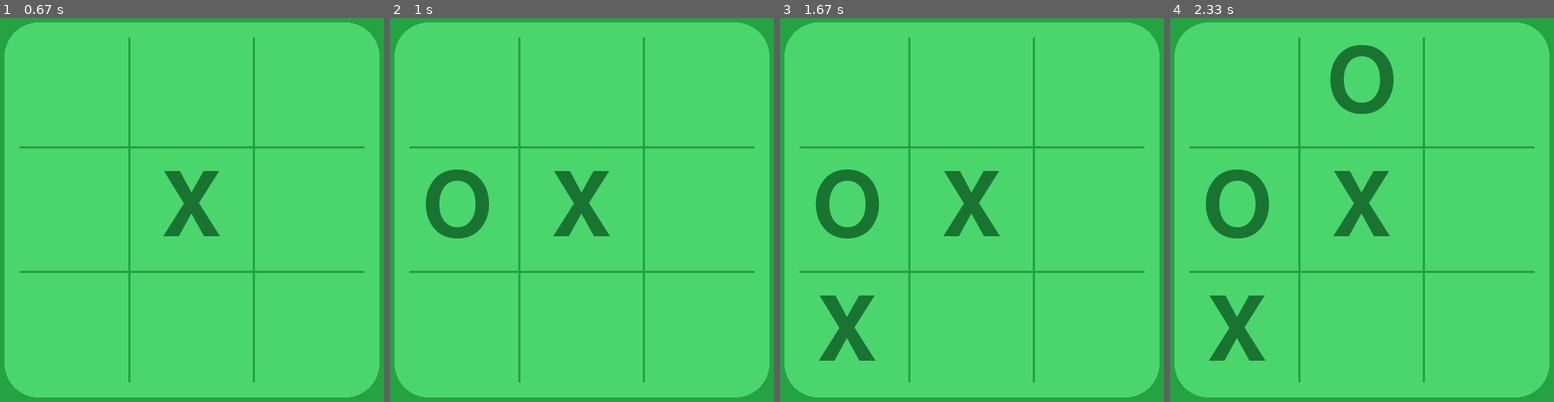
Above: before the commit, frames 1-4 (left to right).
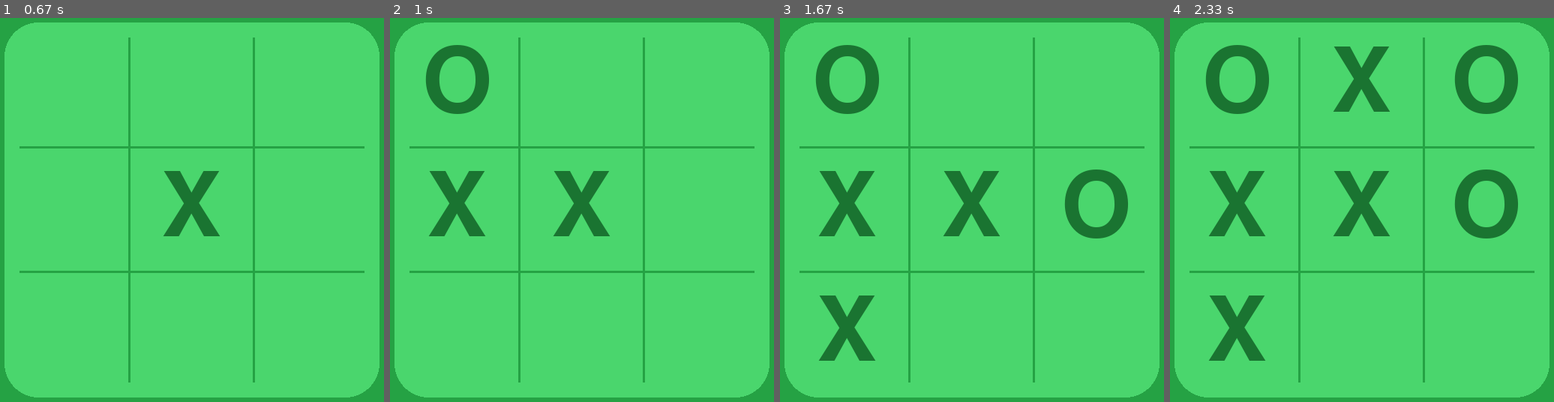
Above: after the commit, the same moments.

Repository: GhastlyGetsu/pygame
Game: pygame game, started from tictactoe/main.py
Two runs of this game, one before a commit and one after it. Both use one fixed random seed, a clock stepped at 60 frames per second and the inputs below.
Inputs (mouse positions are in pixels of both pictures, inside the frame that each line leads up to):
- Up to frame 1 (0.67 s): click (192, 210) at 0.38 s
- Up to frame 2 (1 s): click (451, 213) at 0.72 s
- Up to frame 3 (1.67 s): click (803, 336) at 1.18 s; move the mouse to (983, 29) at 1.5 s
- Up to frame 4 (2.33 s): click (1373, 29) at 1.78 s; move the mouse to (outside the picture) at 2.2 s

Frame 1 is identical in both runs. In frame 2, 3.3% of the frame differs, in the area x 9-26%, y 7-58%; in frame 3, 4.8%; in frame 4, 8.1%, in the area x 9-91%, y 7-58%.

Commit message:
Play against computer

Diff:
--- a/tictactoe/main.py
+++ b/tictactoe/main.py
@@ -1,4 +1,4 @@
-import pygame
+import pygame, random
 
 pygame.init()
 screen = pygame.display.set_mode((720, 720))
@@ -11,24 +11,84 @@
 cell_size = grid.width // 3
 
 grid_state = [["" for _ in range(3)] for _ in range(3)]
-current_player = "X"
+ai_symbol = "O"
+player_symbol = "X"
+current_player = player_symbol
 winner = None
 
+
 def check_winner(grid):
-    # Check rows
+    # Rows
     for row in grid:
         if row[0] == row[1] == row[2] != "":
             return row[0]
-    # Check columns
+    # Columns
     for col in range(3):
         if grid[0][col] == grid[1][col] == grid[2][col] != "":
             return grid[0][col]
-    # Check diagonals
+    # Diagonals
     if grid[0][0] == grid[1][1] == grid[2][2] != "":
         return grid[0][0]
     if grid[0][2] == grid[1][1] == grid[2][0] != "":
         return grid[0][2]
+    return None
 
+
+def get_ai_move(board, ai_symbol, player_symbol):
+    """AI Move Logic"""
+    def find_winning_move(b, s):
+        # Rows
+        for r in range(3):
+            if b[r][0] == b[r][1] == s and b[r][2] == "":
+                return (r, 2)
+            if b[r][0] == b[r][2] == s and b[r][1] == "":
+                return (r, 1)
+            if b[r][1] == b[r][2] == s and b[r][0] == "":
+                return (r, 0)
+        # Columns
+        for c in range(3):
+            if b[0][c] == b[1][c] == s and b[2][c] == "":
+                return (2, c)
+            if b[0][c] == b[2][c] == s and b[1][c] == "":
+                return (1, c)
+            if b[1][c] == b[2][c] == s and b[0][c] == "":
+                return (0, c)
+        # Diagonals
+        if b[0][0] == b[1][1] == s and b[2][2] == "":
+            return (2, 2)
+        if b[0][0] == b[2][2] == s and b[1][1] == "":
+            return (1, 1)
+        if b[1][1] == b[2][2] == s and b[0][0] == "":
+            return (0, 0)
+        if b[0][2] == b[1][1] == s and b[2][0] == "":
+            return (2, 0)
+        if b[0][2] == b[2][0] == s and b[1][1] == "":
+            return (1, 1)
+        if b[2][0] == b[1][1] == s and b[0][2] == "":
+            return (0, 2)
+        return None
+
+    # Try to win
+    m = find_winning_move(board, ai_symbol)
+    if m:
+        return m
+    # Block player
+    m = find_winning_move(board, player_symbol)
+    if m:
+        return m
+    # Center
+    if board[1][1] == "":
+        return (1, 1)
+    # Corners
+    corners = [(0,0), (0,2), (2,0), (2,2)]
+    free_corners = [c for c in corners if board[c[0]][c[1]] == ""]
+    if free_corners:
+        return random.choice(free_corners)
+    # Sides
+    sides = [(0,1), (1,0), (1,2), (2,1)]
+    free_sides = [s for s in sides if board[s[0]][s[1]] == ""]
+    if free_sides:
+        return random.choice(free_sides)
     return None
 
 
@@ -38,34 +98,32 @@
         if event.type == pygame.QUIT:
             running = False
 
-        # Logics for grid
-        # Mouse position relative to the cells
+        # Player click
         if event.type == pygame.MOUSEBUTTONDOWN and event.button == 1:
             if winner:
                 grid_state = [["" for _ in range(3)] for _ in range(3)]
-                current_player = "X"
+                current_player = player_symbol
                 winner = None
                 continue
 
-            mx, my = pygame.mouse.get_pos()
-            if grid.collidepoint(mx, my):
-                col = (mx - grid.left) // cell_size
-                row = (my - grid.top) // cell_size
-            # Marking grid with X and O
-            if grid_state[row][col] == "" and not winner:
-                grid_state[row][col] = current_player
-                winner = check_winner(grid_state)
-            if winner is None:
-                # Check for filled cells for draw/tie
-                tie = all(cell != "" for row in grid_state for cell in row)
-                if tie:
-                   winner = "Draw"
-            current_player = "O" if current_player == "X" else "X"
+            if current_player == player_symbol and not winner:
+                mx, my = pygame.mouse.get_pos()
+                if grid.collidepoint(mx, my):
+                    col = (mx - grid.left) // cell_size
+                    row = (my - grid.top) // cell_size
+                    if grid_state[row][col] == "":
+                        grid_state[row][col] = player_symbol
+                        winner = check_winner(grid_state)
+                        if not winner:
+                            tie = all(cell != "" for row in grid_state for cell in row)
+                            if tie:
+                                winner = "Draw"
+                        current_player = ai_symbol  # Switch to AI
 
-
+    # --- Drawing phase ---
     screen.fill("#25A244")
 
-    # Drawing grid
+    # Grid background
     pygame.draw.rect(screen, "#4AD66D", grid, 0, 45)
     for i in range(1, 3):
         x = grid.left + i * cell_size
@@ -75,36 +133,46 @@
         pygame.draw.line(screen, "#25A244", (grid.left, y), (grid.right, y), 3)
     pygame.draw.rect(screen, "#4AD66D", grid, 20, 45)
 
-    # Drawing symbols
+    # Symbols
     font = pygame.font.Font(None, 175)
     for row in range(3):
         for col in range(3):
             symbol = grid_state[row][col]
             if symbol != "":
-                # Finding center of cell
                 x = grid.left + col * cell_size + cell_size // 2
                 y = grid.top + row * cell_size + cell_size // 2
-
-                # Rendering symbols
                 text_surface = font.render(symbol, True, "#1A7431")
                 text_rect = text_surface.get_rect(center=(x, y))
                 screen.blit(text_surface, text_rect)
 
-    # Winner announcement
+    # Winner display
     if winner:
         win_font = pygame.font.Font(None, 80)
         win_text = win_font.render(f"{winner} wins!" if winner != "Draw" else "Draw!", True, "#155D27")
         win_rect = win_text.get_rect(center=(screen.get_width() // 2, 50))
         screen.blit(win_text, win_rect)
 
-    # Restart text
-    if winner:
         restart_font = pygame.font.Font(None, 50)
         restart_text = restart_font.render("Click anywhere to restart", True, "#155D27")
         restart_rect = restart_text.get_rect(center=(screen.get_width() // 2, screen.get_height() - 50))
         screen.blit(restart_text, restart_rect)
 
     pygame.display.flip()
+
+    # --- AI Turn ---
+    if current_player == ai_symbol and not winner:
+        pygame.time.wait(500)  # Wait AFTER screen updates
+        ai_move = get_ai_move(grid_state, ai_symbol, player_symbol)
+        if ai_move:
+            r, c = ai_move
+            grid_state[r][c] = ai_symbol
+            winner = check_winner(grid_state)
+            if not winner:
+                tie = all(cell != "" for row in grid_state for cell in row)
+                if tie:
+                    winner = "Draw"
+            current_player = player_symbol  # Back to player
+
     clock.tick(60)
 
 pygame.quit()
Not shown, added: tictactoe/build/web-cache/19cba7c472c00dc4b6be4f7314a04410.data
Not shown, added: tictactoe/build/web-cache/19cba7c472c00dc4b6be4f7314a04410.head
Not shown, added: tictactoe/build/web-cache/1b15e19d796839ac93068711d32c2557.data
Not shown, added: tictactoe/build/web-cache/1b15e19d796839ac93068711d32c2557.head
Not shown, added: tictactoe/build/web-cache/427729db96c74210a6daf50f46f68e14.data
Not shown, added: tictactoe/build/web-cache/427729db96c74210a6daf50f46f68e14.head
Not shown, added: tictactoe/build/web-cache/43a138bdf7507cad77eb1201a9b99081.data
Not shown, added: tictactoe/build/web-cache/43a138bdf7507cad77eb1201a9b99081.head
Not shown, added: tictactoe/build/web-cache/7ba5f9b81eefd22864d4f269f6440302.data
Not shown, added: tictactoe/build/web-cache/7ba5f9b81eefd22864d4f269f6440302.head
Not shown, added: tictactoe/build/web-cache/8e0c8197f178117b91e8dc55d7eee0db.data
Not shown, added: tictactoe/build/web-cache/8e0c8197f178117b91e8dc55d7eee0db.head
(and 15 more such lines)
